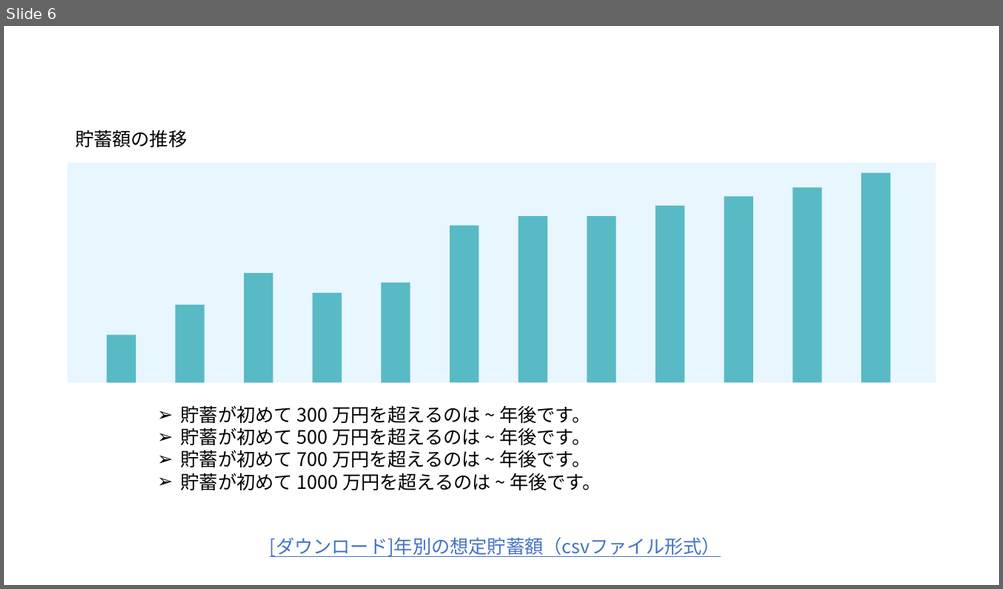
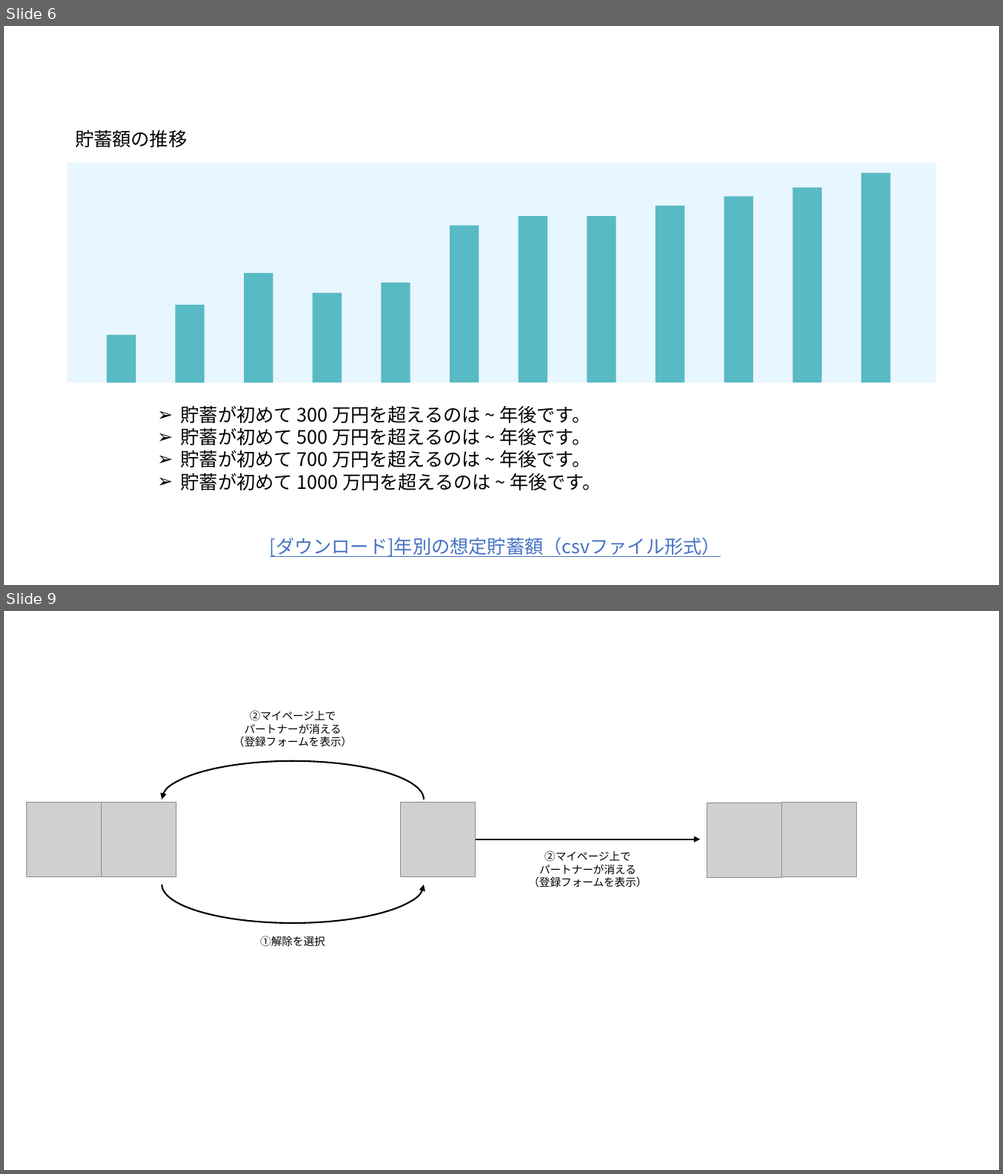
Before and after one commit to kinutaISE/FutureDesign, a slide deck: design/画面デザイン構想.pptx. Shown one above the other, each under a label of ours: slide 6 before the commit, slides 6 and 9 after it; the slides between them are not shown. The pictures are 1003x589 and 1003x1174 pixels, drawn with LibreOffice and Linux fonts; fonts in the diff are those of the drawing; grey boxes stand for pictures; background and template pictures are left out. Boxes give left, top, right and bottom in pixels: in the first picture for what was removed or moved away, otherwise in the second. Text is boxed around its words. In the diff, an @@ line names an element or a change of style, - is before the commit and + after.

```diff
--- a/design/画面デザイン構想.pptx
+++ b/design/画面デザイン構想.pptx
@@ slide 9 added at [4,611,999,1170], background #FFFFFF @@
@@ group added at [27,710,856,947]: 5 pictures, 4 arc (boxed as its full ellipse)s, 3 texts, 1 arrow @@
+②マイページ上で
+パートナーが消える
+（登録フォームを表示）
+②マイページ上で
+パートナーが消える
+（登録フォームを表示）
+①解除を選択
```
Also in this commit, not shown: 2 other slides added, 5 other files.
